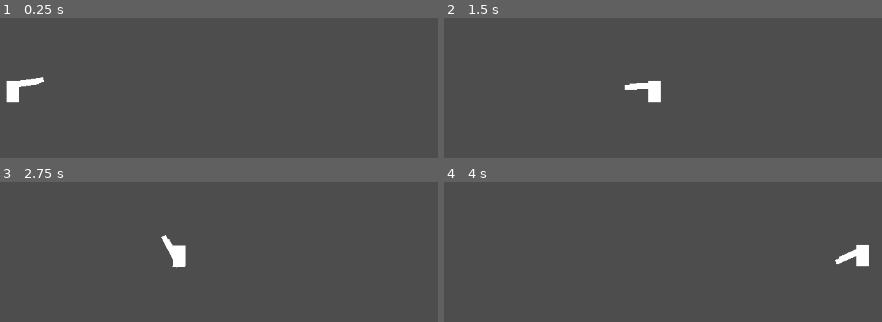
Above: before the commit, frames 1-4 (two rows, left to right).
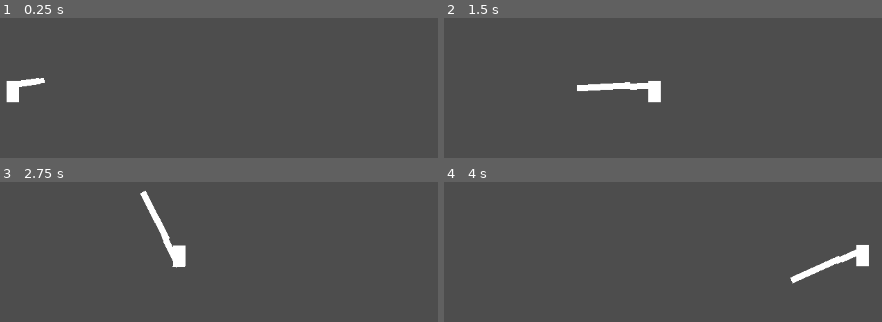
Above: after the commit, the same moments.

Repository: JakeTheHermitCrab/GodotGame-FlashSpace
Game: Godot game, scene res://scenes/main.tscn
Two runs of this game, one before a commit and one after it. Both use one fixed random seed, a clock stepped at 60 frames per second and the inputs below.
Inputs (mouse positions are in pixels of both pictures, inside the frame that each line leads up to):
- Up to frame 1 (0.25 s): no input
- Up to frame 2 (1.5 s): tap Enter (ui_accept) at 0.5, 0.77 s; move the mouse to (658, 58) at 0.52 s; hold D (right) from 0.53 s (still down); tap 1 (itemSlot1, bound only after the commit) at 0.6 s; click (658, 58) at 0.67 s; tap 2 (itemSlot2, bound only after the commit) at 0.8, 1.35 s; move the mouse to (outside the picture) at 1.27 s
- Up to frame 3 (2.75 s): tap Enter (ui_accept) at 1.52 s; tap 3 (itemSlot3, bound only after the commit) at 1.55, 2.1 s; move the mouse to (outside the picture) at 2.02 s; release D (right) at 2.03 s; hold A (left) from 2.03 s (still down); tap 1 (itemSlot1, bound only after the commit) at 2.3 s
- Up to frame 4 (4 s): move the mouse to (outside the picture) at 2.77 s; release A (left) at 2.78 s; hold D (right) from 2.78 s (still down); tap 1 (itemSlot1, bound only after the commit) at 2.85 s; click (outside the picture) at 2.92 s; tap Enter (ui_accept) at 3.02, 3.77 s; tap 2 (itemSlot2, bound only after the commit) at 3.05, 3.6 s; move the mouse to (724, 312) at 3.52 s; tap 3 (itemSlot3, bound only after the commit) at 3.8 s

The runs differ from the first frame. In frame 1, less than 0.1% of the frame differs, in the area x 4-11%, y 42-50%; in frame 2, 0.5%; in frame 3, 0.6%, in the area x 31-40%, y 6-57%; in frame 4, 0.6%.

Commit message:
working on item switching
currently working on making the item switching system

Diff:
--- a/light.gd
+++ /dev/null
@@ -1 +0,0 @@
-extends Area2D
--- a/project.godot
+++ b/project.godot
@@ -46,6 +46,21 @@
 "events": [Object(InputEventMouseButton,"resource_local_to_scene":false,"resource_name":"","device":-1,"window_id":0,"a …(258 unchanged characters)…
 ]
 }
+itemSlot1={
+"deadzone": 0.2,
+"events": [Object(InputEventKey,"resource_local_to_scene":false,"resource_name":"","device":-1,"window_id":0,"alt_pressed":false,"shift_pressed":false,"ctrl_pressed":false,"meta_pressed":false,"pressed":false,"keycode":0,"physical_keycode":49,"key_label":0,"unicode":49,"location":0,"echo":false,"script":null)
+]
+}
+itemSlot2={
+"deadzone": 0.2,
+"events": [Object(InputEventKey,"resource_local_to_scene":false,"resource_name":"","device":-1,"window_id":0,"alt_pressed":false,"shift_pressed":false,"ctrl_pressed":false,"meta_pressed":false,"pressed":false,"keycode":0,"physical_keycode":50,"key_label":0,"unicode":50,"location":0,"echo":false,"script":null)
+]
+}
+itemSlot3={
+"deadzone": 0.2,
+"events": [Object(InputEventKey,"resource_local_to_scene":false,"resource_name":"","device":-1,"window_id":0,"alt_pressed":false,"shift_pressed":false,"ctrl_pressed":false,"meta_pressed":false,"pressed":false,"keycode":0,"physical_keycode":51,"key_label":0,"unicode":51,"location":0,"echo":false,"script":null)
+]
+}
 
 [physics]
 
--- a/scenes/flash_light.tscn
+++ b/scenes/flash_light.tscn
@@ -1,7 +1,7 @@
 [gd_scene format=3 uid="uid://cbokvjx62lqru"]
 
 [ext_resource type="Script" uid="uid://bujqvdb48hhvr" path="res://scripts/flashLight.gd" id="1_v7dw0"]
-[ext_resource type="Script" uid="uid://bwlalwuw83g7f" path="res://scenes/light.gd" id="2_wt4or"]
+[ext_resource type="Script" uid="uid://bwlalwuw83g7f" path="res://scripts/light.gd" id="2_wt4or"]
 
 [sub_resource type="RectangleShape2D" id="RectangleShape2D_wt4or"]
 size = Vector2(7, 7)
--- a/scenes/main.tscn
+++ b/scenes/main.tscn
@@ -1,16 +1,28 @@
 [gd_scene format=3 uid="uid://r85ns0x48o3j"]
 
+[ext_resource type="Script" uid="uid://ddbqiqvay4dvm" path="res://scripts/main.gd" id="1_jyhfs"]
 [ext_resource type="PackedScene" uid="uid://vuyd4iy5enf8" path="res://scenes/player.tscn" id="1_o5qli"]
 [ext_resource type="PackedScene" uid="uid://bwn71a3u6m4d" path="res://scenes/playerArm.tscn" id="2_0wfyh"]
 [ext_resource type="PackedScene" uid="uid://cbokvjx62lqru" path="res://scenes/flash_light.tscn" id="3_sugp2"]
+[ext_resource type="PackedScene" uid="uid://cfm5cgsjsj8aq" path="res://scenes/shotgun.tscn" id="5_tbgi4"]
 
 [node name="main" type="Node" unique_id=941396977]
+script = ExtResource("1_jyhfs")
 
 [node name="player" parent="." unique_id=555492990 instance=ExtResource("1_o5qli")]
 position = Vector2(539, 339)
 
-[node name="CharacterBody2D" parent="player" unique_id=105793147 instance=ExtResource("2_0wfyh")]
-position = Vector2(1, -10)
+[node name="playerArm" parent="player" unique_id=105793147 instance=ExtResource("2_0wfyh")]
+position = Vector2(2, -10)
 
-[node name="flashLight" parent="player/CharacterBody2D" unique_id=1752664906 instance=ExtResource("3_sugp2")]
-position = Vector2(40, -1)
+[node name="flashLight" parent="player/playerArm" unique_id=1752664906 instance=ExtResource("3_sugp2")]
+position = Vector2(40, 0)
+
+[node name="shotgun" parent="player/playerArm" unique_id=1518196179 instance=ExtResource("5_tbgi4")]
+position = Vector2(37, 5)
+
+[connection signal="itemSwitch1" from="." to="player" method="_on_main_item_switch_1"]
+[connection signal="itemSwitch2" from="." to="player" method="_on_main_item_switch_2"]
+[connection signal="itemSwitch3" from="." to="player" method="_on_main_item_switch_3"]
+[connection signal="flashLightSwitch" from="player" to="player/playerArm/flashLight" method="_on_player_flash_light_switch"]
+[connection signal="shotGunSwitch" from="player" to="player/playerArm/shotgun" method="_on_player_shot_gun_switch"]
--- a/scenes/player.tscn
+++ b/scenes/player.tscn
@@ -1,6 +1,6 @@
 [gd_scene format=3 uid="uid://vuyd4iy5enf8"]
 
-[ext_resource type="Script" uid="uid://n58hc37ckkjm" path="res://player.gd" id="1_3vyb7"]
+[ext_resource type="Script" uid="uid://n58hc37ckkjm" path="res://scripts/player.gd" id="1_3vyb7"]
 
 [sub_resource type="RectangleShape2D" id="RectangleShape2D_g2els"]
 size = Vector2(18, 31)
--- a/scenes/playerArm.tscn
+++ b/scenes/playerArm.tscn
@@ -1,6 +1,6 @@
 [gd_scene format=3 uid="uid://bwn71a3u6m4d"]
 
-[ext_resource type="Script" uid="uid://bp0q2pshvn8br" path="res://MainArm.gd" id="1_lj8jo"]
+[ext_resource type="Script" uid="uid://bp0q2pshvn8br" path="res://scripts/MainArm.gd" id="1_lj8jo"]
 
 [sub_resource type="RectangleShape2D" id="RectangleShape2D_g2brh"]
 size = Vector2(42, 9)
--- /dev/null
+++ b/scenes/shotgun.gd
@@ -0,0 +1,12 @@
+extends Area2D
+
+
+# Called when the node enters the scene tree for the first time.
+func _ready() -> void:
+	hide()
+
+
+
+
+func _on_player_shot_gun_switch() -> void:
+	show()
--- /dev/null
+++ b/scenes/shotgun.tscn
@@ -0,0 +1,16 @@
+[gd_scene format=3 uid="uid://cfm5cgsjsj8aq"]
+
+[ext_resource type="Script" uid="uid://okwf2jsjekgy" path="res://scenes/shotgun.gd" id="1_voyse"]
+
+[sub_resource type="RectangleShape2D" id="RectangleShape2D_5ptbe"]
+size = Vector2(77, 9)
+
+[node name="shotgun" type="Area2D" unique_id=1518196179]
+script = ExtResource("1_voyse")
+
+[node name="Polygon2D" type="Polygon2D" parent="." unique_id=1598582239]
+polygon = PackedVector2Array(0, -8, 0, 1, 77, 1, 77, -8)
+
+[node name="CollisionShape2D" type="CollisionShape2D" parent="." unique_id=2085151356]
+position = Vector2(38.5, -3.5)
+shape = SubResource("RectangleShape2D_5ptbe")
--- a/scripts/flashLight.gd
+++ b/scripts/flashLight.gd
@@ -10,3 +10,8 @@
 		emit_signal("flashNotClick")
 
 #google for later: is there a way to get input from a mouse that is holding down left click godot
+
+
+func _on_player_flash_light_switch() -> void:
+	show()
+	print("flashlight")
--- /dev/null
+++ b/scripts/main.gd
@@ -0,0 +1,15 @@
+extends Node
+
+signal itemSwitch1
+signal itemSwitch2
+signal itemSwitch3
+
+func _process(delta):
+	if Input.is_action_just_pressed("itemSlot1"):
+		emit_signal("itemSwitch1")
+	else:
+		if Input.is_action_just_pressed("itemSlot2"):
+			emit_signal("itemSwitch2")
+		else:
+			if Input.is_action_just_pressed("itemSlot3"):
+				emit_signal("itemSwitch3")
--- a/player.gd
+++ b/scripts/player.gd
@@ -15,3 +15,15 @@
 func movement():
 	var moveDirection = Input.get_vector("left", "right", "up", "down")
 	velocity = moveDirection * SPEED
+
+signal flashLightSwitch
+func _on_main_item_switch_1() -> void:
+	emit_signal("flashLightSwitch")
+
+signal shotGunSwitch
+func _on_main_item_switch_2() -> void:
+	emit_signal("shotGunSwitch")
+#
+#signal compassSwitch
+#func _on_main_item_switch_3() -> void:
+	#pass # Replace with function body.
Not shown, removed: light.gd.uid
Not shown, added: scenes/shotgun.gd.uid
Renamed: MainArm.gd -> scripts/MainArm.gd
Renamed: MainArm.gd.uid -> scripts/MainArm.gd.uid
Renamed: MainArms.gd -> scripts/MainArms.gd
Renamed: MainArms.gd.uid -> scripts/MainArms.gd.uid
Renamed: scenes/light.gd -> scripts/light.gd
Renamed: scenes/light.gd.uid -> scripts/light.gd.uid
Not shown, added: scripts/main.gd.uid
Renamed: player.gd.uid -> scripts/player.gd.uid
